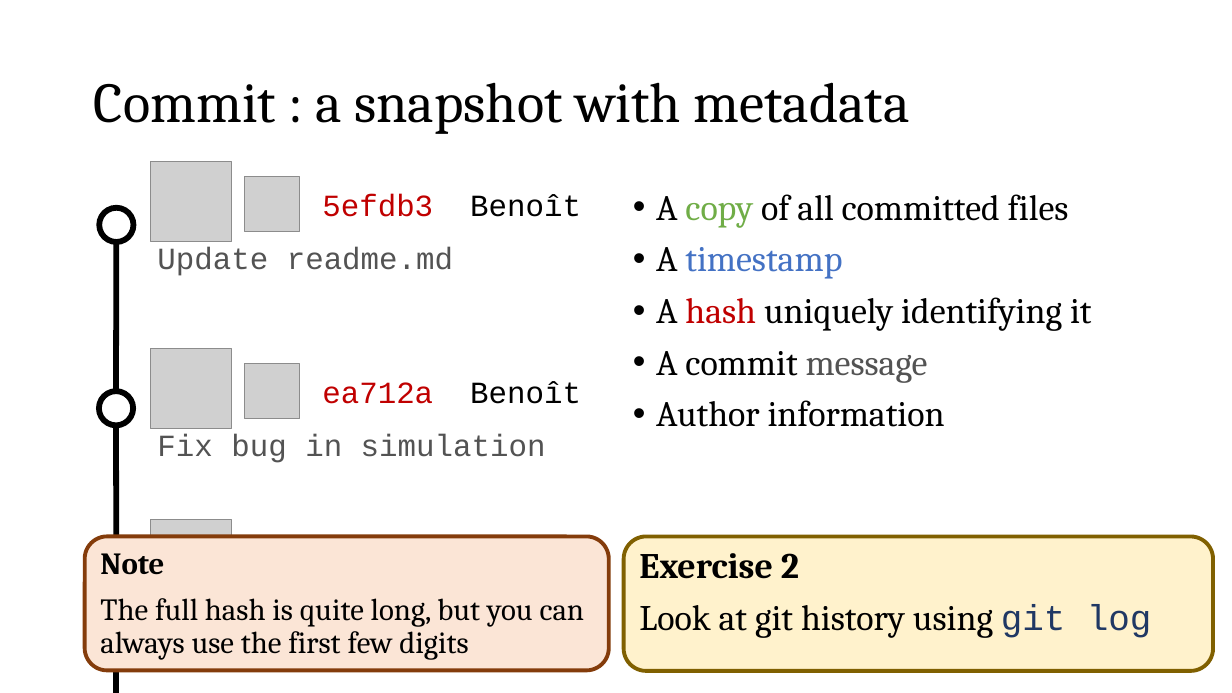
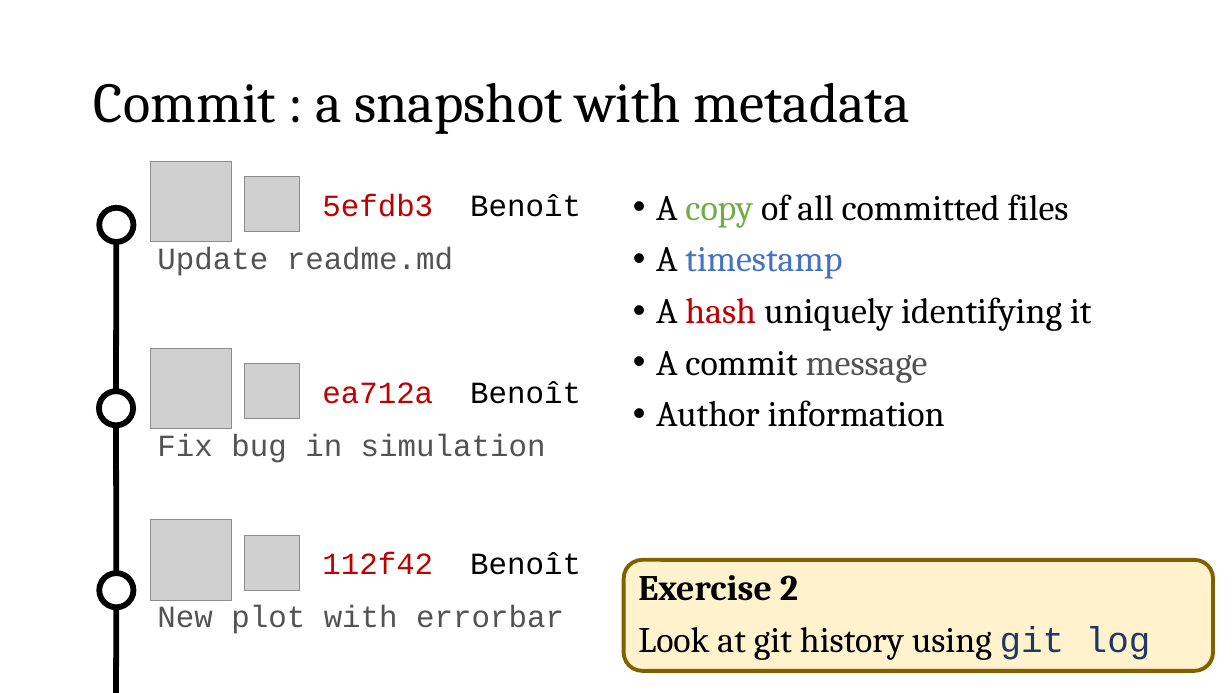
Before and after one commit to meny12/GitEssentials, a slide deck: slide 10 of git_workshop.pptx. Drawn at 1232x693 pixels with LibreOffice and Linux fonts; fonts in the diff are those of the drawing; grey boxes stand for pictures. Boxes give left, top, right and bottom in pixels: in the first picture for what was removed or moved away, otherwise in the second. Text is boxed around its words. In the diff, an @@ line names an element or a change of style, - is before the commit and + after.

Commit message:
Final presentation change

```diff
--- a/git_workshop.pptx
+++ b/git_workshop.pptx
@@ rounded rectangle removed at (85,537,609,671) @@
-Note
-The full hash is quite long, but you can always use the first few digits
@@ text added at (322,552,581,575), 24 pt, text #C00000 @@
+112f42 Benoît
@@ rounded rectangle "Exercise 2": place and size @@
-rounded rectangle "Exercise 2" at (624,537,1214,671)
+rounded rectangle "Exercise 2" at (624,560,1214,671)
@@ ellipse added at (99,573,133,607), outline #000000 4.5 pt @@
@@ text added at (157,605,564,634), 24 pt, text #525252 @@
+New plot with errorbar
```
Also in this commit, not shown: 1 other slide changed, 3 slides removed.
